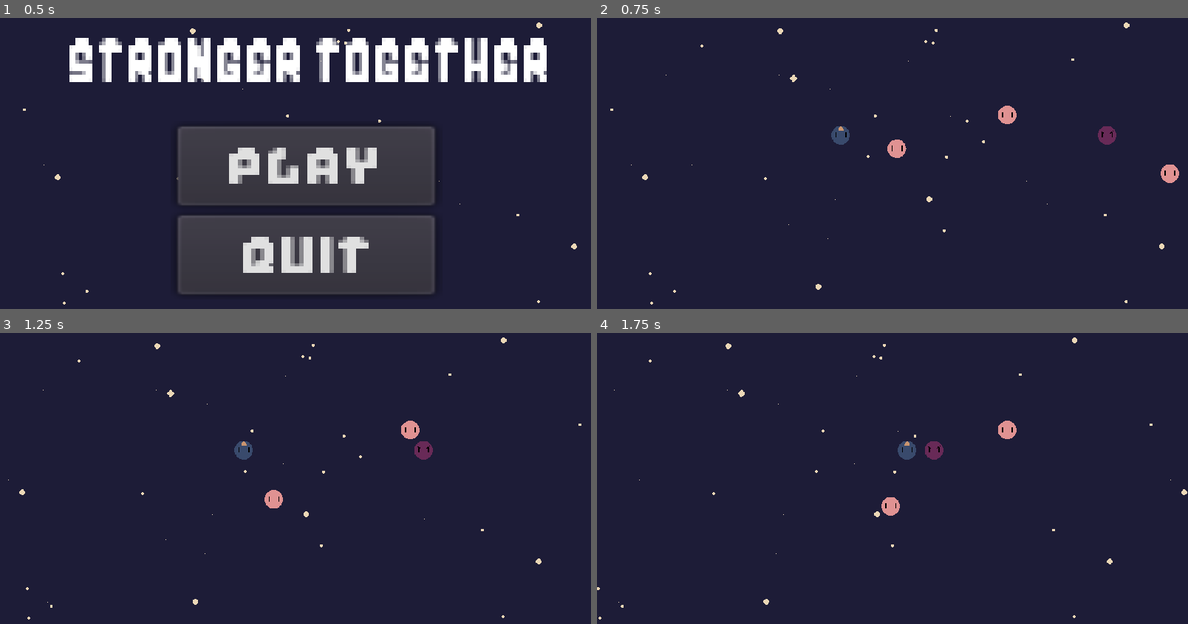
Above: before the commit, frames 1-4 (two rows, left to right).
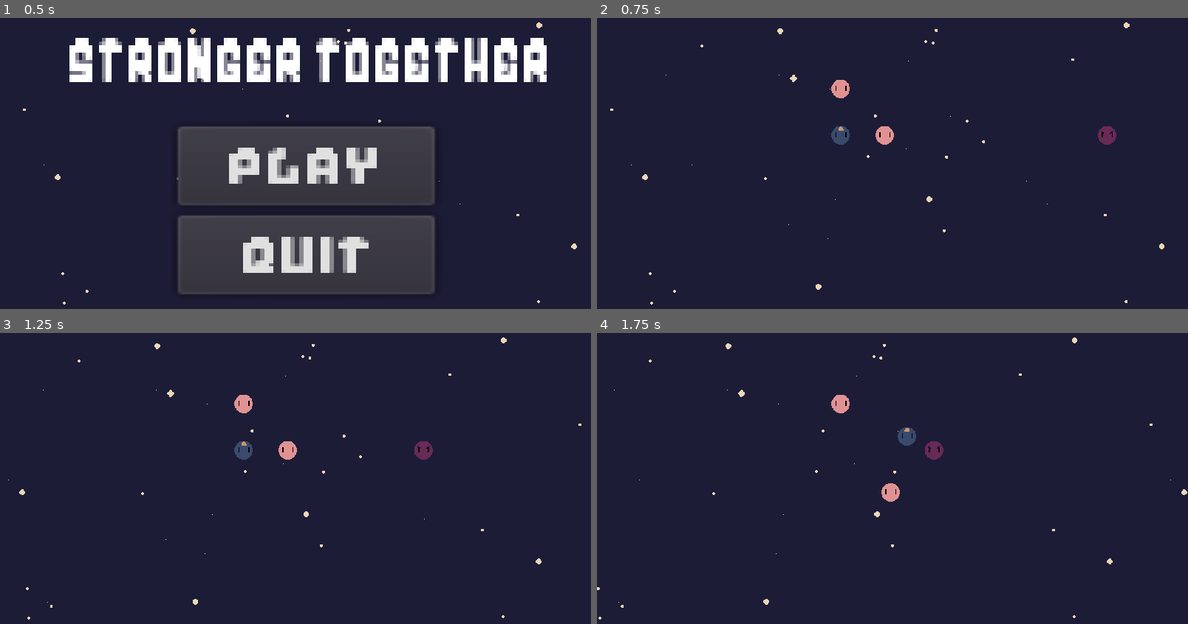
Above: after the commit, the same moments.

Repository: TacticalBanana96/stronger-together-2021
Game: Godot game, scene res://src/screens/MainScreen.tscn
Two runs of this game, one before a commit and one after it. Both use one fixed random seed, a clock stepped at 60 frames per second and the inputs below.
Inputs:
- Up to frame 1 (0.5 s): no input
- Up to frame 2 (0.75 s): click "Play" at 0.5 s
- Up to frame 3 (1.25 s): no input
- Up to frame 4 (1.75 s): hold D (move_right) from 1.28 s (still down)

Frame 1 is identical in both runs. In frame 2, 0.8% of the frame differs, in the area x 39-99%, y 21-57%; in frame 3, 0.6%; in frame 4, 0.9%, in the area x 39-71%, y 21-63%.

Commit message:
Started work with signals and added background music, signals spawning need to be done

Diff:
--- /dev/null
+++ b/src/actors/EnemySpawner.tscn
@@ -0,0 +1,8 @@
+[gd_scene load_steps=2 format=2]
+
+[ext_resource path="res://src/scripts/EnemySpawner.gd" type="Script" id=1]
+
+[node name="EnemySpawner" type="Node"]
+script = ExtResource( 1 )
+
+[node name="Container" type="Node" parent="."]
--- a/src/actors/Meteor.tscn
+++ b/src/actors/Meteor.tscn
@@ -3,19 +3,24 @@
 [ext_resource path="res://assets/meteor.png" type="Texture" id=1]
 [ext_resource path="res://src/scripts/Meteor.gd" type="Script" id=2]
 
+[sub_resource type="CircleShape2D" id=1]
+radius = 14.2615
+
 [sub_resource type="CircleShape2D" id=2]
 radius = 17.657
 
-[sub_resource type="CircleShape2D" id=1]
-radius = 14.2615
-
-[node name="Meteor" type="KinematicBody2D"]
+[node name="Meteor" type="KinematicBody2D" groups=[
+"meteors",
+]]
 collision_layer = 2
 collision_mask = 5
 script = ExtResource( 2 )
 
 [node name="Sprite" type="Sprite" parent="."]
 texture = ExtResource( 1 )
+
+[node name="CollisionShape2D" type="CollisionShape2D" parent="."]
+shape = SubResource( 1 )
 
 [node name="HitDetector" type="Area2D" parent="."]
 collision_layer = 2
@@ -25,9 +30,6 @@
 modulate = Color( 0.67451, 1, 0.627451, 1 )
 shape = SubResource( 2 )
 
-[node name="CollisionShape2D" type="CollisionShape2D" parent="."]
-shape = SubResource( 1 )
-
 [node name="VisibilityNotifier2D" type="VisibilityNotifier2D" parent="."]
 [connection signal="body_entered" from="HitDetector" to="." method="_on_HitDetector_body_entered"]
 [connection signal="screen_exited" from="VisibilityNotifier2D" to="." method="_on_VisibilityNotifier2D_screen_exited"]
--- a/src/actors/Moon.gd
+++ b/src/actors/Moon.gd
@@ -1,4 +1,7 @@
 extends KinematicBody2D
+
+signal grabbed_by_player()
+signal moon_hit_meteor()
 
 const ACCELERATION = 2000
 const MAX_SPEED = 300
@@ -10,11 +13,24 @@
 var rotation_around_point = 0
 var distance_from_point = 100
 
-func _process(delta):
+func _on_Player_collected_moon() -> void:
+	emit_signal("grabbed_by_player")
+	die()
+
+func _on_Area2D_body_entered(body: Node) -> void:
+	if body.is_in_group("meteors"):
+		emit_signal("moon_hit_meteor")
+		die()
+	#elif body.is_in_group("player"):
+		# TODO: check if this can become child of player
+		#emit_signal("grabbed_by_player")
+		#die()
+
+#func _process(delta):
 	# set the position to the point
-	global_position = rotation_point
+#	global_position = rotation_point
 	# offset using the rotation
-	global_position += Vector2(cos(rotation_around_point), sin(rotation_around_point)) * distance_from_point
+#	global_position += Vector2(cos(rotation_around_point), sin(rotation_around_point)) * distance_from_point
 
 #func _physics_process(delta: float) -> void:
 
@@ -29,22 +45,11 @@
 #	move()
 
 
-func move() -> void:
-	move_and_slide(_velocity)
+#func move() -> void:
+#	move_and_slide(_velocity)
 
-func orbit(point, axis, angle) -> void:
-
-	# Get transform
-	var trans = transform
-
-	# Rotate its basis
-	var rotated_basis = trans.basis.rotated(axis, angle)
-
-	# Rotate its origin
-	var rotated_origin = point + (trans.origin - point).rotated(axis, angle)
-
-	# Set the result back
-	transform = Transform(rotated_basis, rotated_origin)
 
 func die() -> void:
+	get_node("Area2D/CollisionShape2D").disabled = true
+	get_node("CollisionShape2D").disabled = true
 	queue_free()
--- a/src/actors/Moon.tscn
+++ b/src/actors/Moon.tscn
@@ -6,10 +6,14 @@
 [sub_resource type="CircleShape2D" id=1]
 radius = 13.8809
 
+[sub_resource type="CircleShape2D" id=2]
+radius = 18.7277
+
 [node name="Moon" type="KinematicBody2D" groups=[
 "moons",
 ]]
 collision_layer = 4
+collision_mask = 3
 motion/sync_to_physics = true
 script = ExtResource( 2 )
 
@@ -18,3 +22,11 @@
 
 [node name="CollisionShape2D" type="CollisionShape2D" parent="."]
 shape = SubResource( 1 )
+
+[node name="Area2D" type="Area2D" parent="."]
+collision_layer = 0
+collision_mask = 3
+
+[node name="CollisionShape2D" type="CollisionShape2D" parent="Area2D"]
+shape = SubResource( 2 )
+[connection signal="body_entered" from="Area2D" to="." method="_on_Area2D_body_entered"]
--- a/src/actors/Player.tscn
+++ b/src/actors/Player.tscn
@@ -1,21 +1,20 @@
-[gd_scene load_steps=8 format=2]
+[gd_scene load_steps=6 format=2]
 
 [ext_resource path="res://assets/strongerTogetherPlayer.png" type="Texture" id=1]
 [ext_resource path="res://src/scripts/Player.gd" type="Script" id=2]
-[ext_resource path="res://src/actors/PointGravity.tscn" type="PackedScene" id=3]
 [ext_resource path="res://src/scripts/OrbitController.gd" type="Script" id=4]
-[ext_resource path="res://src/actors/Moon.tscn" type="PackedScene" id=5]
 
 [sub_resource type="CircleShape2D" id=1]
+radius = 10.1544
 
 [sub_resource type="CircleShape2D" id=2]
 radius = 14.449
 
-[node name="Player" type="KinematicBody2D"]
+[node name="Player" type="KinematicBody2D" groups=[
+"player",
+]]
 collision_mask = 10
 script = ExtResource( 2 )
-
-[node name="Point" parent="." instance=ExtResource( 3 )]
 
 [node name="Sprite" type="Sprite" parent="."]
 texture = ExtResource( 1 )
@@ -27,14 +26,13 @@
 script = ExtResource( 4 )
 radius = Vector2( 100, 100 )
 
-[node name="Moon3" parent="OrbitController" instance=ExtResource( 5 )]
-position = Vector2( -23.3424, -97.2375 )
-
 [node name="MeteorDetector" type="Area2D" parent="."]
 modulate = Color( 0.509804, 1, 0.517647, 1 )
 collision_layer = 0
-collision_mask = 2147483650
+collision_mask = 2147483654
 
-[node name="CollisionShape2D" type="CollisionShape2D" parent="MeteorDetector"]
+[node name="CollisionShape2D" type="CollisionShape2D" parent="MeteorDetector" groups=[
+"player",
+]]
 shape = SubResource( 2 )
 [connection signal="body_entered" from="MeteorDetector" to="." method="_on_MeteorDetector_body_entered"]
--- a/src/actors/TestLevel.tscn
+++ b/src/actors/TestLevel.tscn
@@ -1,11 +1,13 @@
-[gd_scene load_steps=9 format=2]
+[gd_scene load_steps=11 format=2]
 
 [ext_resource path="res://src/actors/Player.tscn" type="PackedScene" id=1]
 [ext_resource path="res://src/scripts/scrollingbg.gd" type="Script" id=2]
-[ext_resource path="res://src/actors/RigidMoon.tscn" type="PackedScene" id=3]
+[ext_resource path="res://src/actors/EnemySpawner.tscn" type="PackedScene" id=3]
 [ext_resource path="res://assets/scrollingBackground.png" type="Texture" id=4]
 [ext_resource path="res://src/actors/Moon.tscn" type="PackedScene" id=5]
 [ext_resource path="res://src/actors/Meteor.tscn" type="PackedScene" id=6]
+[ext_resource path="res://assets/audio/StrongerTogetherMainMusic.wav" type="AudioStream" id=7]
+[ext_resource path="res://src/scripts/AudioStreamPlayer.gd" type="Script" id=8]
 
 [sub_resource type="RectangleShape2D" id=1]
 extents = Vector2( 516.747, 10 )
@@ -14,6 +16,15 @@
 extents = Vector2( 17.6529, 312.479 )
 
 [node name="TestLevel" type="Node2D"]
+__meta__ = {
+"_edit_horizontal_guides_": [ 156.23 ],
+"_edit_vertical_guides_": [ 1024.0 ]
+}
+
+[node name="AudioStreamPlayer" type="AudioStreamPlayer" parent="."]
+stream = ExtResource( 7 )
+autoplay = true
+script = ExtResource( 8 )
 
 [node name="scrollingbg1" type="Sprite" parent="."]
 texture = ExtResource( 4 )
@@ -26,11 +37,16 @@
 centered = false
 script = ExtResource( 2 )
 
+[node name="Moon" parent="." instance=ExtResource( 5 )]
+position = Vector2( 498.318, 236.839 )
+
 [node name="Player" parent="." instance=ExtResource( 1 )]
 position = Vector2( 422.046, 236.839 )
 
-[node name="KinematicMoon" parent="Player" instance=ExtResource( 5 )]
-position = Vector2( 70.2453, 66.5 )
+[node name="Moon2" parent="." instance=ExtResource( 5 )]
+position = Vector2( 422.046, 156.23 )
+
+[node name="EnemySpawner" parent="." instance=ExtResource( 3 )]
 
 [node name="Borders" type="StaticBody2D" parent="."]
 collision_layer = 8
@@ -53,6 +69,7 @@
 
 [node name="Meteor" parent="." instance=ExtResource( 6 )]
 position = Vector2( 933.704, 236.839 )
-
-[node name="Moon" parent="." instance=ExtResource( 3 )]
-position = Vector2( 710.655, 201.722 )
+[connection signal="grabbed_by_player" from="Moon" to="Player" method="_on_Moon_grabbed_by_player"]
+[connection signal="moon_hit_meteor" from="Moon" to="Meteor" method="_on_Moon_moon_hit_meteor"]
+[connection signal="collected_moon" from="Player" to="Moon" method="_on_Player_collected_moon"]
+[connection signal="player_hit_meteor" from="Player" to="Meteor" method="_on_Player_player_hit_meteor"]
--- a/src/screens/EndScreen.tscn
+++ b/src/screens/EndScreen.tscn
@@ -1,11 +1,9 @@
-[gd_scene load_steps=7 format=2]
+[gd_scene load_steps=5 format=2]
 
 [ext_resource path="res://assets/scrollingBackground.png" type="Texture" id=1]
 [ext_resource path="res://src/userinterface/QuitButton.tscn" type="PackedScene" id=2]
 [ext_resource path="res://src/userinterface/ChangeSceneButton.tscn" type="PackedScene" id=3]
 [ext_resource path="res://assets/fonts/ui_theme.tres" type="Theme" id=4]
-[ext_resource path="res://src/userinterface/QuitButton.gd" type="Script" id=5]
-[ext_resource path="res://src/userinterface/ChangeSceneButton.gd" type="Script" id=6]
 
 [node name="EndScreen" type="Control"]
 anchor_right = 1.0
@@ -37,28 +35,13 @@
 "_edit_use_anchors_": false
 }
 
-[node name="ChangeSceneButton" type="Button" parent="MainMenu" instance=ExtResource( 3 )]
+[node name="ChangeSceneButton" parent="MainMenu" instance=ExtResource( 3 )]
 margin_right = 104.0
 margin_bottom = 35.0
-size_flags_horizontal = 3
-size_flags_vertical = 3
 text = "main menu"
-script = ExtResource( 6 )
-__meta__ = {
-"_edit_use_anchors_": false
-}
 next_scene_path = "res://src/screens/MainScreen.tscn"
 
-[node name="QuitButton" type="Button" parent="MainMenu" instance=ExtResource( 2 )]
+[node name="QuitButton" parent="MainMenu" instance=ExtResource( 2 )]
 margin_top = 39.0
 margin_right = 104.0
 margin_bottom = 75.0
-size_flags_horizontal = 3
-size_flags_vertical = 3
-text = "Quit"
-script = ExtResource( 5 )
-__meta__ = {
-"_edit_use_anchors_": false
-}
-[connection signal="button_up" from="MainMenu/ChangeSceneButton" to="MainMenu/ChangeSceneButton" method="_on_ChangeSceneButton_button_up"]
-[connection signal="button_up" from="MainMenu/QuitButton" to="MainMenu/QuitButton" method="_on_QuitButton_button_up"]
--- a/src/screens/MainScreen.tscn
+++ b/src/screens/MainScreen.tscn
@@ -1,10 +1,30 @@
-[gd_scene load_steps=6 format=2]
+[gd_scene load_steps=8 format=2]
 
 [ext_resource path="res://assets/scrollingBackground.png" type="Texture" id=1]
 [ext_resource path="res://src/userinterface/QuitButton.tscn" type="PackedScene" id=2]
 [ext_resource path="res://src/userinterface/ChangeSceneButton.tscn" type="PackedScene" id=3]
 [ext_resource path="res://assets/fonts/ui_theme.tres" type="Theme" id=4]
 [ext_resource path="res://src/userinterface/MainTitle.tscn" type="PackedScene" id=5]
+[ext_resource path="res://assets/audio/StrongerTogetherMenuMusic.wav" type="AudioStream" id=6]
+
+[sub_resource type="GDScript" id=1]
+script/source = "extends AudioStreamPlayer
+
+
+# Declare member variables here. Examples:
+# var a: int = 2
+# var b: String = \"text\"
+
+
+# Called when the node enters the scene tree for the first time.
+func _ready() -> void:
+	pass # Replace with function body.
+
+
+func _process(delta: float) -> void:
+	if self.playing == false:
+		self.play()
+"
 
 [node name="MainScreen" type="Control"]
 anchor_right = 1.0
@@ -13,6 +33,11 @@
 __meta__ = {
 "_edit_use_anchors_": false
 }
+
+[node name="AudioStreamPlayer" type="AudioStreamPlayer" parent="."]
+stream = ExtResource( 6 )
+autoplay = true
+script = SubResource( 1 )
 
 [node name="BackgroundImage" type="TextureRect" parent="."]
 anchor_right = 1.0
--- /dev/null
+++ b/src/scripts/AudioStreamPlayer.gd
@@ -0,0 +1,18 @@
+extends AudioStreamPlayer
+
+
+# Declare member variables here. Examples:
+# var a: int = 2
+# var b: String = "text"
+
+
+# Called when the node enters the scene tree for the first time.
+func _ready() -> void:
+	pass # Replace with function body.
+
+
+# Called every frame. 'delta' is the elapsed time since the previous frame.
+
+func _process(delta: float) -> void:
+	if self.playing == false:
+		self.play()
--- /dev/null
+++ b/src/scripts/EnemySpawner.gd
@@ -0,0 +1,21 @@
+extends Node
+
+const METEOR = preload("res://src/actors/Meteor.tscn")
+var rng = RandomNumberGenerator.new()
+
+func _ready() -> void:
+	spawn()
+
+func spawn():
+	#1060 x       -32 -568 y
+	print("SPAWNING")
+	var meteor = METEOR.instance()
+	var pos = Vector2()
+	pos.x = 1060
+	rng.randomize()
+	pos.y = floor(rng.randf_range(-32, -568))
+	meteor.set_position(pos)
+	meteor.z_index = 1
+	print(meteor.get_position())
+	var meteorContainer = get_node("Container")
+	meteorContainer.add_child(meteor)
--- a/src/scripts/Meteor.gd
+++ b/src/scripts/Meteor.gd
@@ -8,12 +8,20 @@
 	_velocity.x = -MAX_SPEED
 
 func _on_VisibilityNotifier2D_screen_exited() -> void:
+	print("Screen exited")
+	die()
+
+func _on_Player_player_hit_meteor() -> void:
+	die()
+
+
+func _on_Moon_moon_hit_meteor() -> void:
 	die()
 
 func _on_HitDetector_body_entered(body: Node) -> void:
 	# TODO: Check to make sure moon or player hit the enemy
-	if body.is_in_group("moons"):
-		die()
+	print('meteor', body.get_groups())
+	print('meteor',body.name)
 
 
 func _physics_process(delta: float) -> void:
--- a/src/scripts/Player.gd
+++ b/src/scripts/Player.gd
@@ -1,12 +1,23 @@
 extends KinematicBody2D
 
+signal collected_moon()
+signal player_hit_meteor()
+
+const MOON = preload("res://src/actors/Moon.tscn")
 const ACCELERATION = 2000
 const MAX_SPEED = 300
 const FRICTION = 300
 var _velocity = Vector2.ZERO
 
+func _on_Moon_grabbed_by_player() -> void:
+	spawnMoon()
+
 func _on_MeteorDetector_body_entered(body: Node) -> void:
-	die()
+	if body.is_in_group("meteors"):
+		emit_signal("player_hit_meteor")
+		die()
+	if body.is_in_group("moons") && !is_a_parent_of(body):
+		emit_signal("collected_moon")
 
 func _physics_process(delta: float) -> void:
 
@@ -38,3 +49,8 @@
 func die() -> void:
 	get_node("CollisionShape2D").disabled = true
 	queue_free()
+
+func spawnMoon() -> void:
+	var moon = MOON.instance()
+	var orbitController = get_node("OrbitController")
+	orbitController.add_child(moon)
Not shown, added: assets/audio/StrongerTogetherMainMusic.wav.import
Not shown, added: assets/audio/StrongerTogetherMenuMusic.wav.import
Not shown: 1 places in src/actors/Moon.tscn that only renumber resources
Not shown, added: assets/audio/StrongerTogetherMainMusic.wav
Not shown, added: assets/audio/StrongerTogetherMenuMusic.wav
